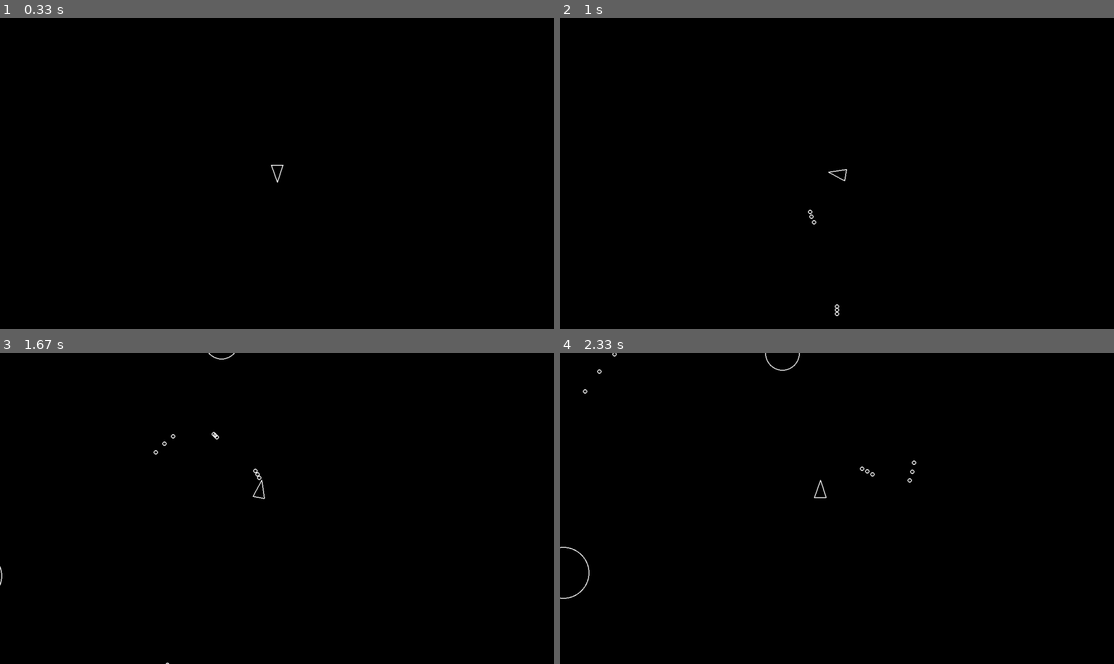
Above: before the commit, frames 1-4 (two rows, left to right).
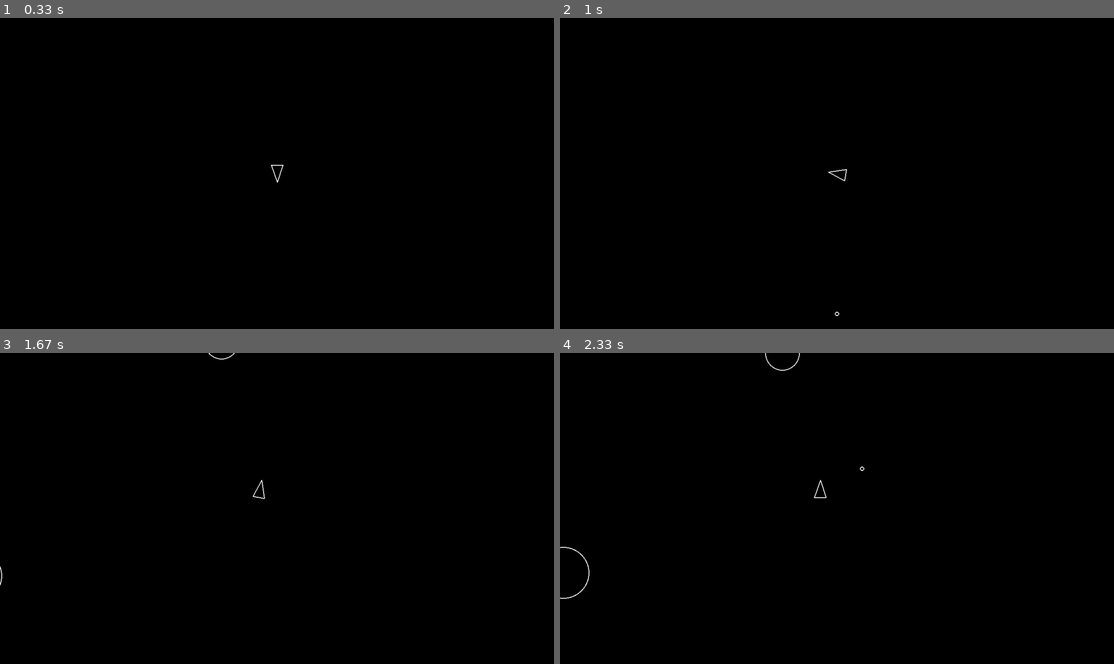
Above: after the commit, the same moments.

Repository: augustine-a8/pygame-asteroids
Game: pygame game, started from main.py
Same seed, same stepped clock (60 frames per second), same inputs: the game is played once before the commit and once after it.
Inputs:
- Up to frame 1 (0.33 s): no input
- Up to frame 2 (1 s): tap Space at 0.33, 0.73 s; hold D from 0.67 s (still down)
- Up to frame 3 (1.67 s): tap Space at 1.03, 1.23, 1.57 s; release D at 1.13 s; hold W 1.17-1.47 s; hold D from 1.5 s (still down)
- Up to frame 4 (2.33 s): tap Space at 1.87, 2.07 s; release D at 1.97 s; hold A from 2 s (still down)

Frame 1 is identical in both runs. In frame 2, less than 0.1% of the frame differs, in the area x 44-51%, y 61-95%; in frame 3, less than 0.1%, in the area x 27-48%, y 25-100%; in frame 4, less than 0.1%.

Commit message:
add shot cooldown

Diff:
--- a/constants.py
+++ b/constants.py
@@ -10,5 +10,6 @@
 PLAYER_TURN_SPEED = 300
 PLAYER_SPEED = 200
 PLAYER_SHOOT_SPEED = 500
+PLAYER_SHOOT_COOLDOWN = 0.3
 
 SHOT_RADIUS = 5
--- a/player.py
+++ b/player.py
@@ -7,6 +7,7 @@
     def __init__(self, x, y):
         super().__init__(x, y, constants.PLAYER_RADIUS)
         self.rotation = 0
+        self.shoot_cooldown = 0
 
     # in the player class
     def triangle(self):
@@ -40,7 +41,11 @@
         if keys[pygame.K_s]:
             self.move(-dt)
         if keys[pygame.K_SPACE]:
-            self.shoot()
+            if self.shoot_cooldown > 0:
+                self.shoot_cooldown -= dt
+            else:
+                self.shoot()
+                self.shoot_cooldown = constants.PLAYER_SHOOT_COOLDOWN
 
     def draw(self, screen):
         pygame.draw.polygon(screen, (255, 255, 255), self.triangle(), 2)
